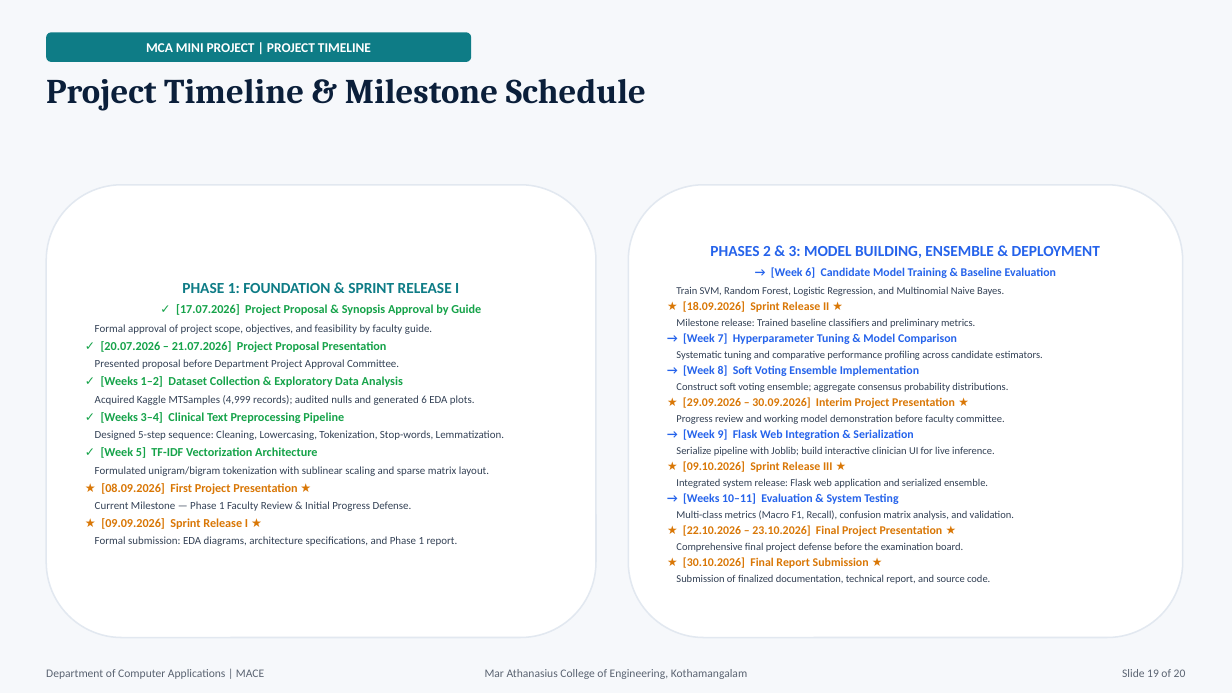
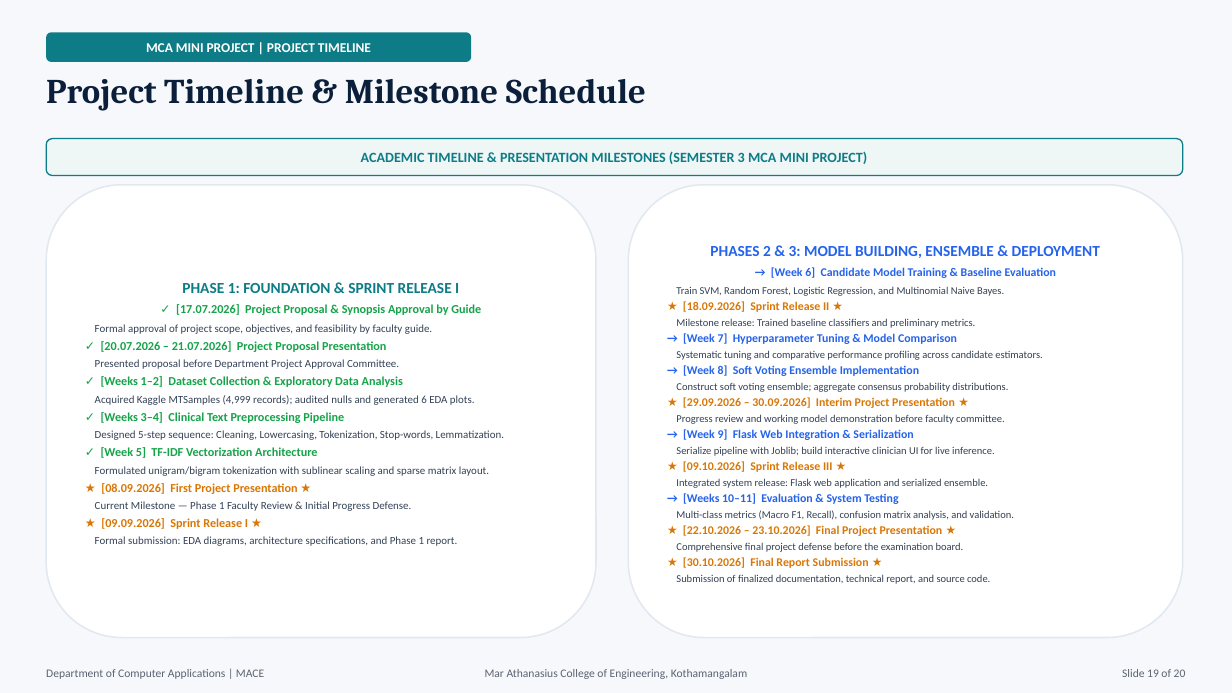
Before and after one commit to JiphinGeorge/Mini-Project-S3-MCA, a slide deck: slide 19 of Medical_Specialty_Classification_Presentation_updated.pptx. Drawn at 1232x693 pixels with LibreOffice and Linux fonts; fonts in the diff are those of the drawing. Boxes give left, top, right and bottom in pixels: in the first picture for what was removed or moved away, otherwise in the second. Text is boxed around its words. In the diff, an @@ line names an element or a change of style, - is before the commit and + after.

```diff
--- a/Medical_Specialty_Classification_Presentation_updated.pptx
+++ b/Medical_Specialty_Classification_Presentation_updated.pptx
@@ rounded rectangle added at box(46, 139, 1183, 176), fill #EEF6F6, outline #0E7C86 1 pt, 11 pt, text #0E7C86, bold @@
+ACADEMIC TIMELINE & PRESENTATION MILESTONES (SEMESTER 3 MCA MINI PROJECT)
```
Also in this commit, not shown: 2 other files.
